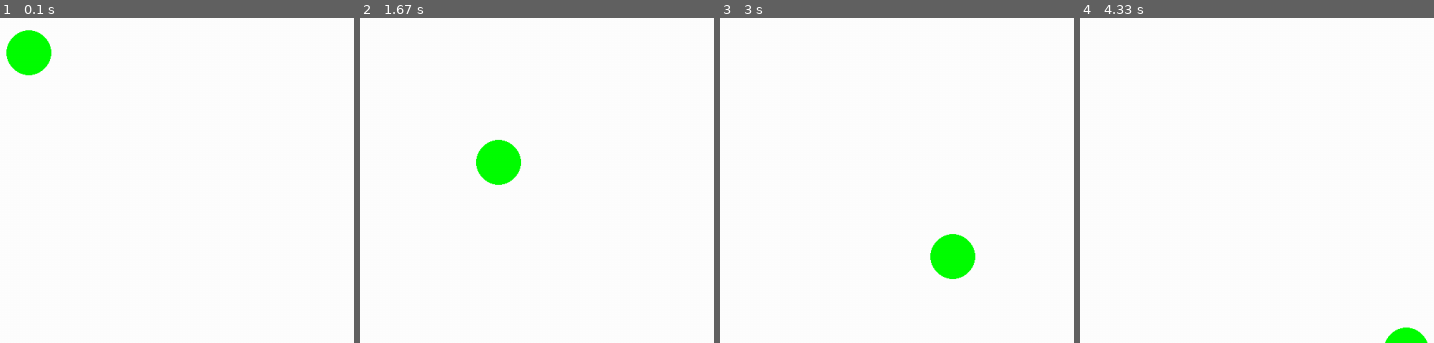
Above: before the commit, frames 1-4 (left to right).
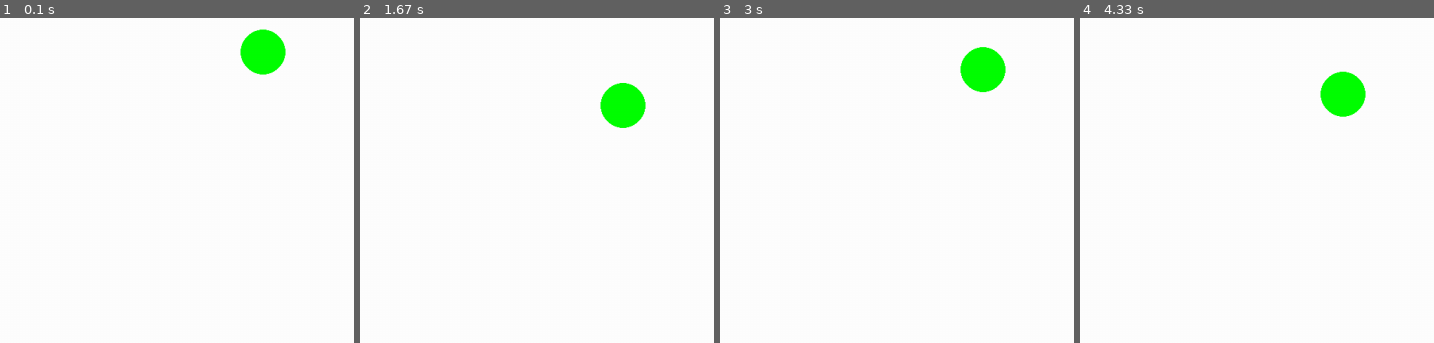
Above: after the commit, the same moments.

Repository: KamilGrundas/Damping_Simulator
Game: pygame game, started from code/main.py
Same seed, same stepped clock (60 frames per second), same inputs: the game is played once before the commit and once after it.
Inputs:
- Up to frame 1 (0.1 s): no input
- Up to frame 2 (1.67 s): no input
- Up to frame 3 (3 s): no input
- Up to frame 4 (4.33 s): no input

The runs differ from the first frame. In frame 1, 2.8% of the frame differs, in the area x 1-81%, y 3-18%; in frame 2, 2.8%; in frame 3, 2.8%; in frame 4, 1.9%.

Commit message:
Added fps lock

Diff:
--- a/code/circle.py
+++ b/code/circle.py
@@ -16,17 +16,41 @@
         # Set the position of the sprite
         self.rect = self.image.get_rect(center=pos)
         self.pos = pygame.math.Vector2(self.rect.center)
-        self.speed = 100
+        self.speed = 1
+
+        self.gravity = 100
+
+        self.change = False
 
     def move(self,dt):
 
-        self.pos.x += 1 * self.speed * dt
+        #self.pos.x += 1 * self.speed * dt
 
-        self.rect.centerx = self.pos.x
+        #self.rect.centerx = self.pos.x
 
-        self.pos.y += 1 * self.speed * dt
 
-        self.rect.centery = self.pos.y
+        if self.gravity == 0:
+            self.change = True
+
+        if self.gravity == 100:
+            self.change = False
+
+        if self.change == True:
+            self.gravity += 1
+            self.pos.y -= self.speed * dt * self.gravity
+
+        if self.change == False:
+            self.gravity -= 1
+            self.pos.y += self.speed * dt * self.gravity
+
+
+
+
+
+
+
+
+        self.rect.centery = int(self.pos.y)
 
 
     def update(self,dt):
--- a/code/level.py
+++ b/code/level.py
@@ -14,7 +14,7 @@
 		self.setup()
 
 	def setup(self):
-		self.circle = Circle((300,300), self.all_sprites)
+		self.circle = Circle((SCREEN_WIDTH/2,300), self.all_sprites)
 
 	def run(self,dt):
 		self.display_surface.fill('white')
--- a/code/main.py
+++ b/code/main.py
@@ -17,7 +17,7 @@
 					pygame.quit()
 					sys.exit()
 
-			dt = self.clock.tick() / 1000
+			dt = self.clock.tick(60) / 1000
 			self.level.run(dt)
 			pygame.display.update()
 
